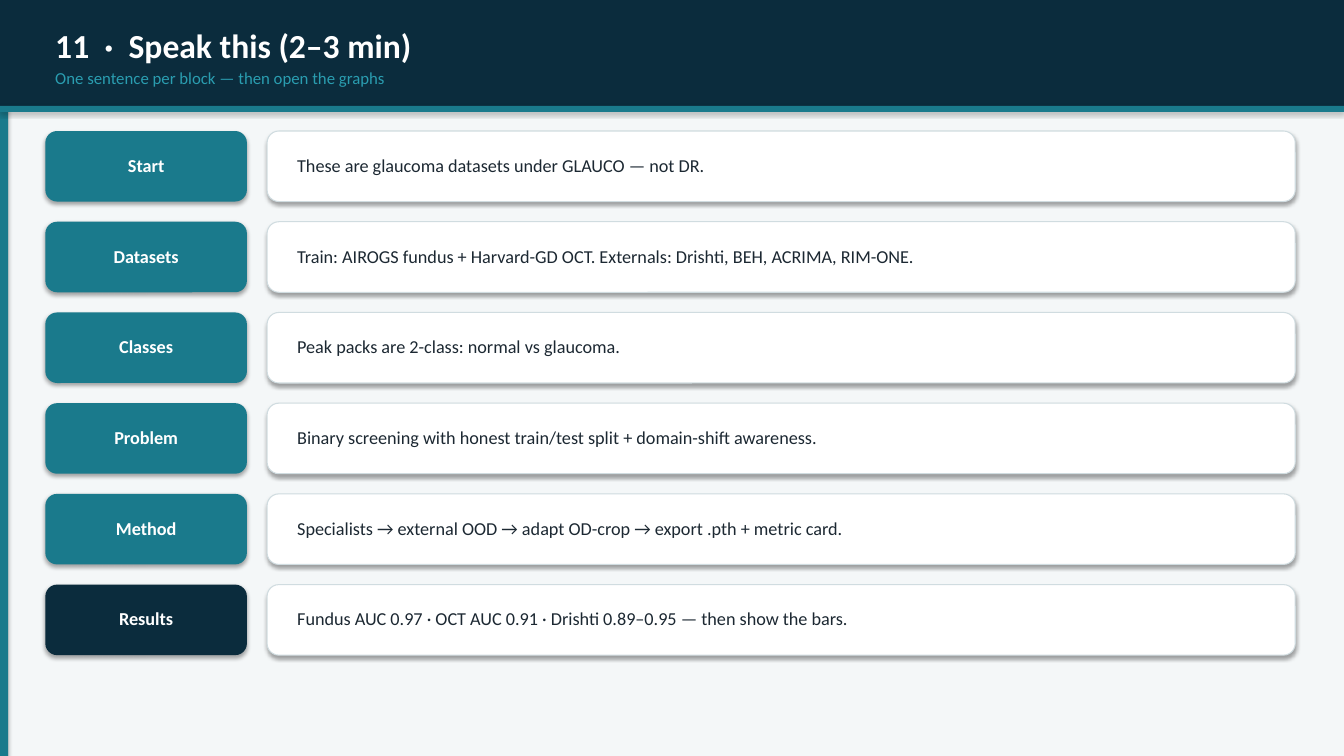
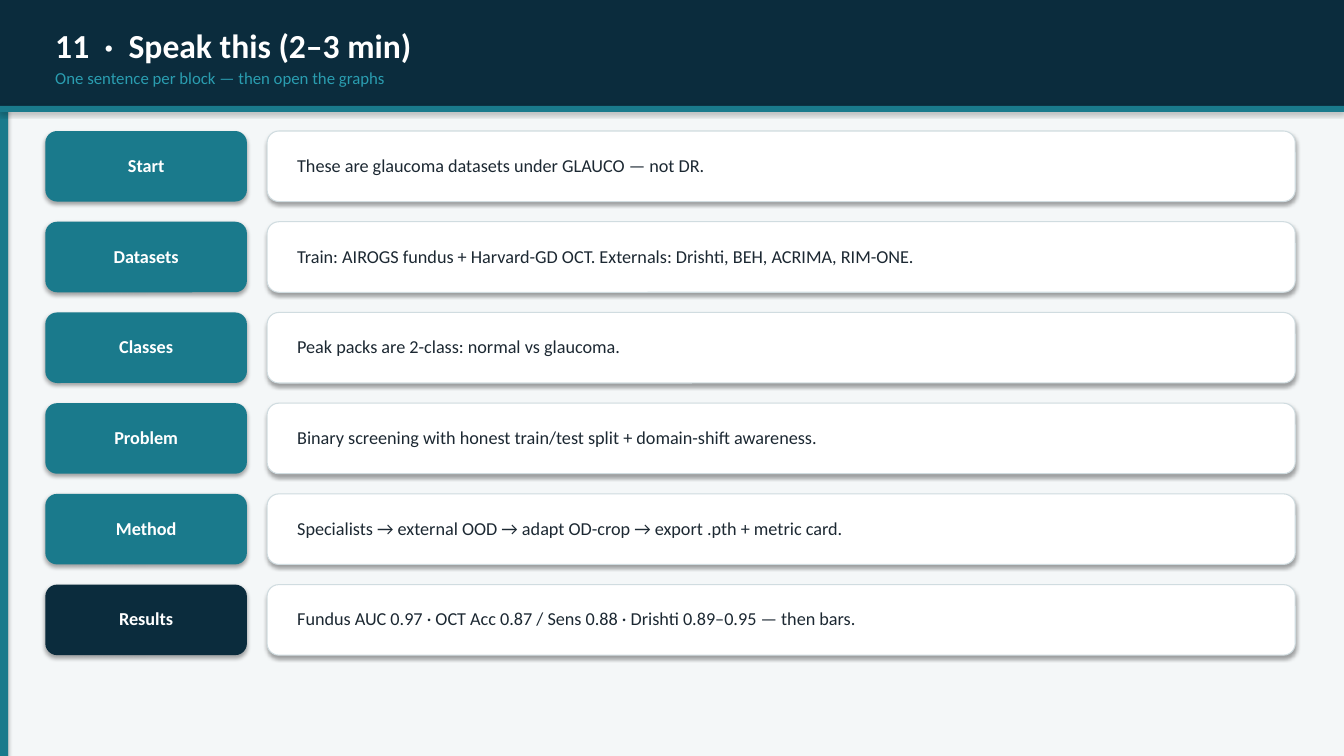
Before and after one commit to ansulx/DRACO, a slide deck: slide 13 of GLAUCO_External_Fundus_Datasets.pptx. Drawn at 1344x756 pixels with LibreOffice and Linux fonts; fonts in the diff are those of the drawing. Boxes give left, top, right and bottom in pixels: in the first picture for what was removed or moved away, otherwise in the second. Text is boxed around its words. In the diff, an @@ line names an element or a change of style, - is before the commit and + after.

```diff
--- a/GLAUCO_External_Fundus_Datasets.pptx
+++ b/GLAUCO_External_Fundus_Datasets.pptx
@@ text at <box>297,612,855,625</box>: text changed @@
-Fundus AUC 0.97 · OCT AUC 0.91 · Drishti 0.89–0.95 — then show the bars.
+Fundus AUC 0.97 · OCT Acc 0.87 / Sens 0.88 · Drishti 0.89–0.95 — then bars.
```
Also in this commit, not shown: 3 other slides changed, 12 other files.
